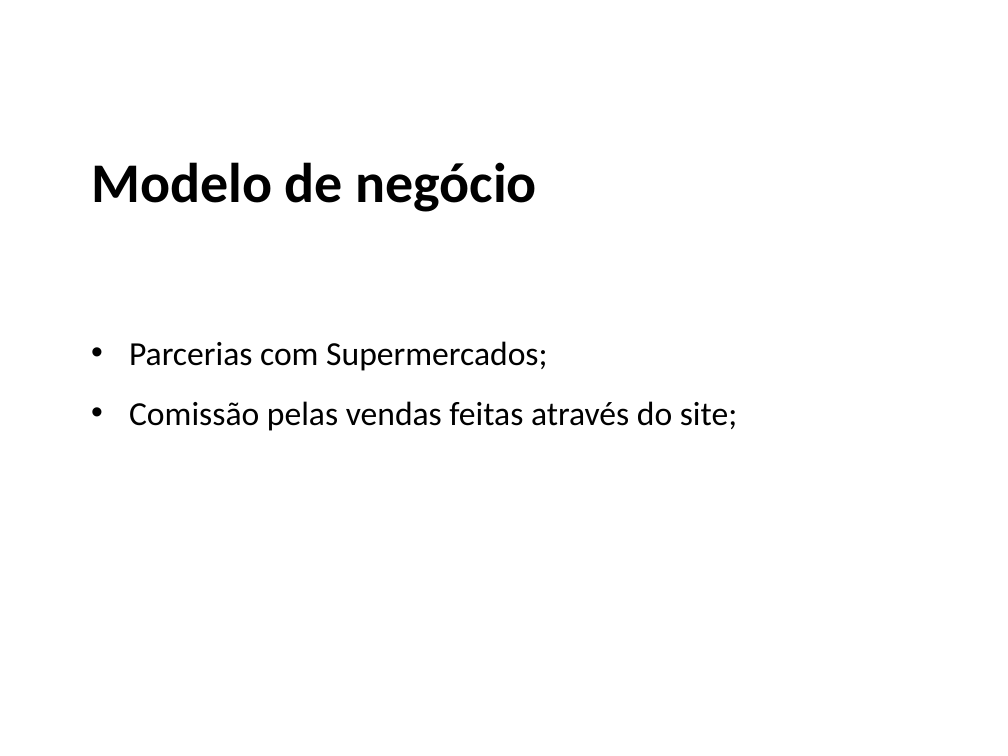
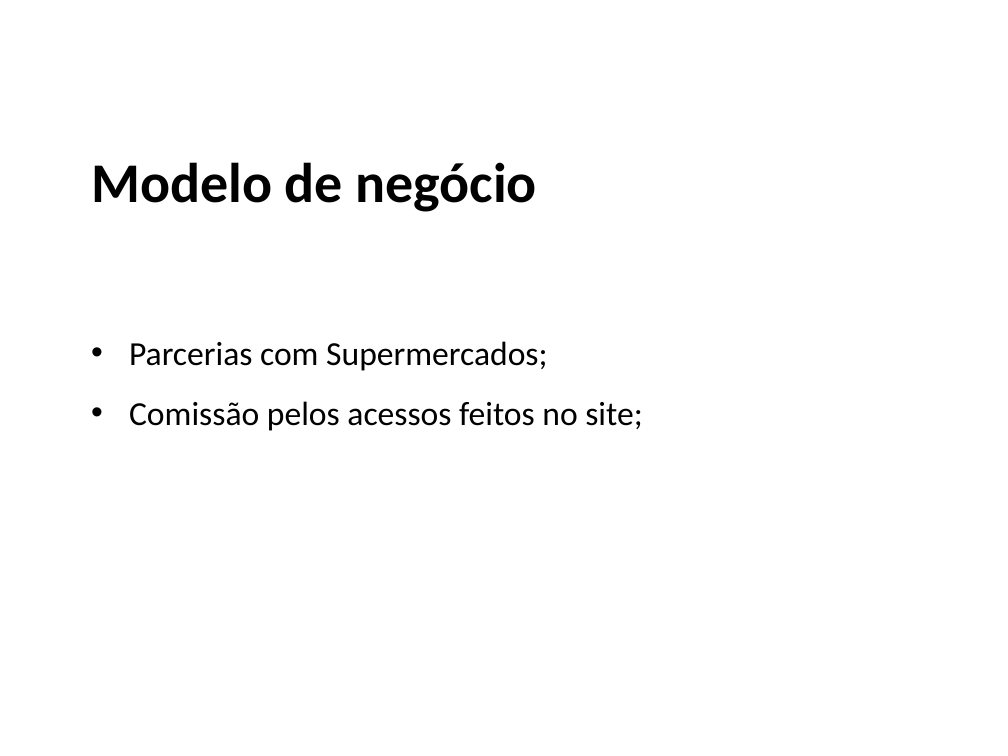
Before and after one commit to ProjetoAC/Luan---Market-For-You, a slide deck: slide 6 of Market For You.pptx (slide 5 before the commit). Drawn at 1008x756 pixels with LibreOffice and Linux fonts; fonts in the diff are those of the drawing; background and template pictures are left out. Boxes give left, top, right and bottom in pixels: in the first picture for what was removed or moved away, otherwise in the second. Text is boxed around its words. In the diff, an @@ line names an element or a change of style, - is before the commit and + after.

```diff
--- a/Market For You.pptx
+++ b/Market For You.pptx
@@ rectangle "Parcerias com Supermercados;" resized from (x1=129, y1=341, x2=737, y2=431) to (x1=82, y1=306, x2=981, y2=500) @@
@@ rectangle "Parcerias com Supermercados;" at (x1=82, y1=306, x2=981, y2=500): outline none to #FFFFFF 0.75 pt @@
@@ text in rectangle at (x1=129, y1=401, x2=642, y2=431): text changed @@
-• Comissão pelas vendas feitas através do site;
+• Comissão pelos acessos feitos no site;
```
Also in this commit, not shown: 4 other slides changed, 3 slides added, 2 slides removed.
